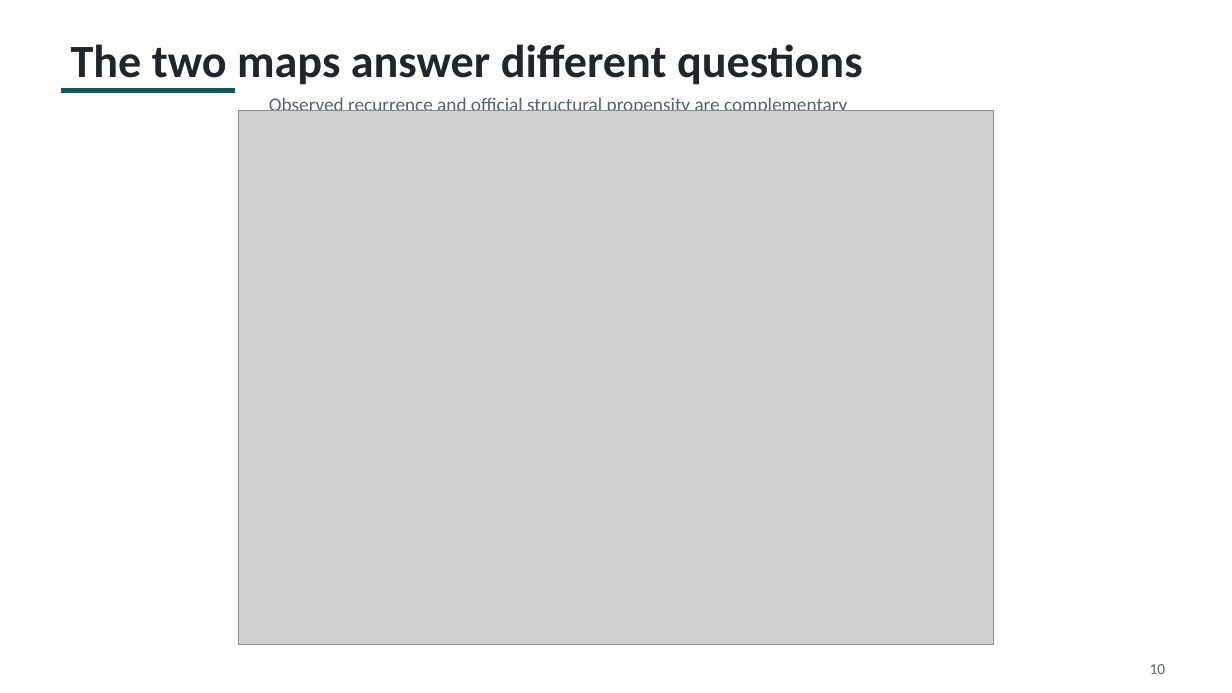
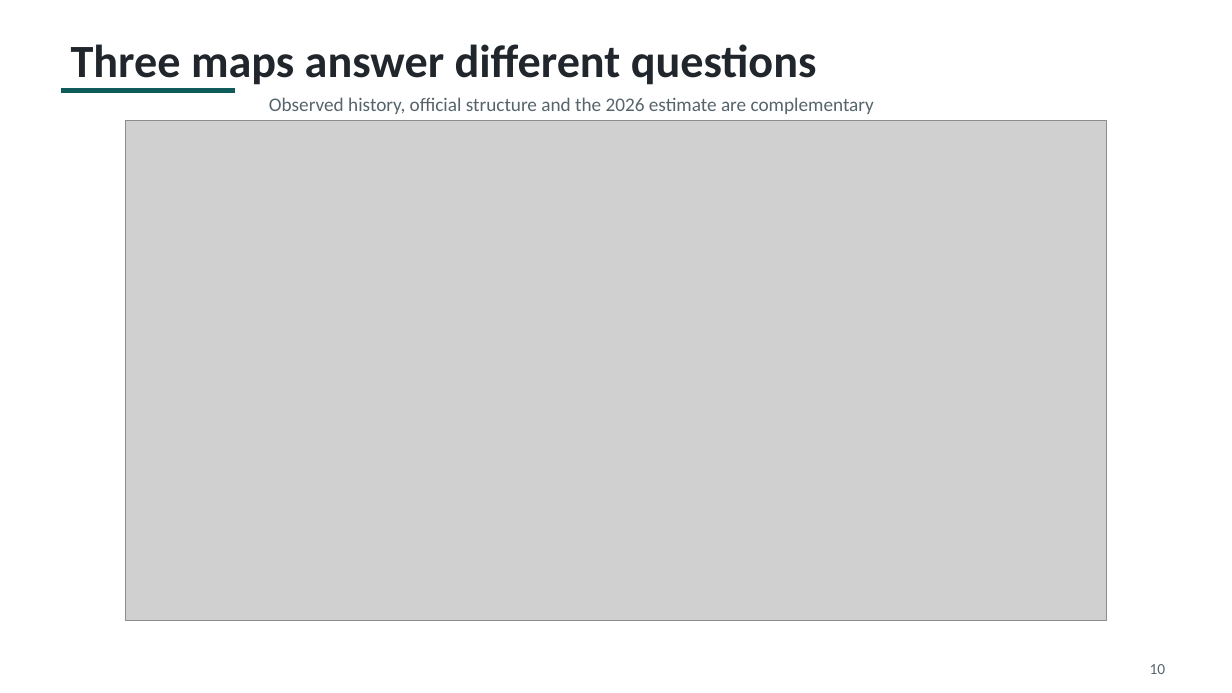
Before and after one commit to serhii-diadechko-git/wildfire_property_screening_portugal, a slide deck: slide 10 of reports/presentation/v2_wildfire_exposure_screening_capstone_presentation.pptx. Drawn at 1232x693 pixels with LibreOffice and Linux fonts; fonts in the diff are those of the drawing; grey boxes stand for pictures. Boxes give left, top, right and bottom in pixels: in the first picture for what was removed or moved away, otherwise in the second. Text is boxed around its words. In the diff, an @@ line names an element or a change of style, - is before the commit and + after.

Commit message:
Finalize project documentation, notebooks, presentation, and repository cleanup.

```diff
--- a/reports/presentation/v2_wildfire_exposure_screening_capstone_presentation.pptx
+++ b/reports/presentation/v2_wildfire_exposure_screening_capstone_presentation.pptx
@@ text at (x1=71, y1=44, x2=817, y2=89): text changed @@
-The two maps answer different questions
+Three maps answer different questions
@@ text at (x1=269, y1=97, x2=874, y2=114): text changed @@
-Observed recurrence and official structural propensity are complementary
+Observed history, official structure and the 2026 estimate are complementary
@@ picture resized from (x1=238, y1=111, x2=994, y2=645) to (x1=126, y1=120, x2=1107, y2=621) @@
```
Also in this commit, not shown: 28 other files.
